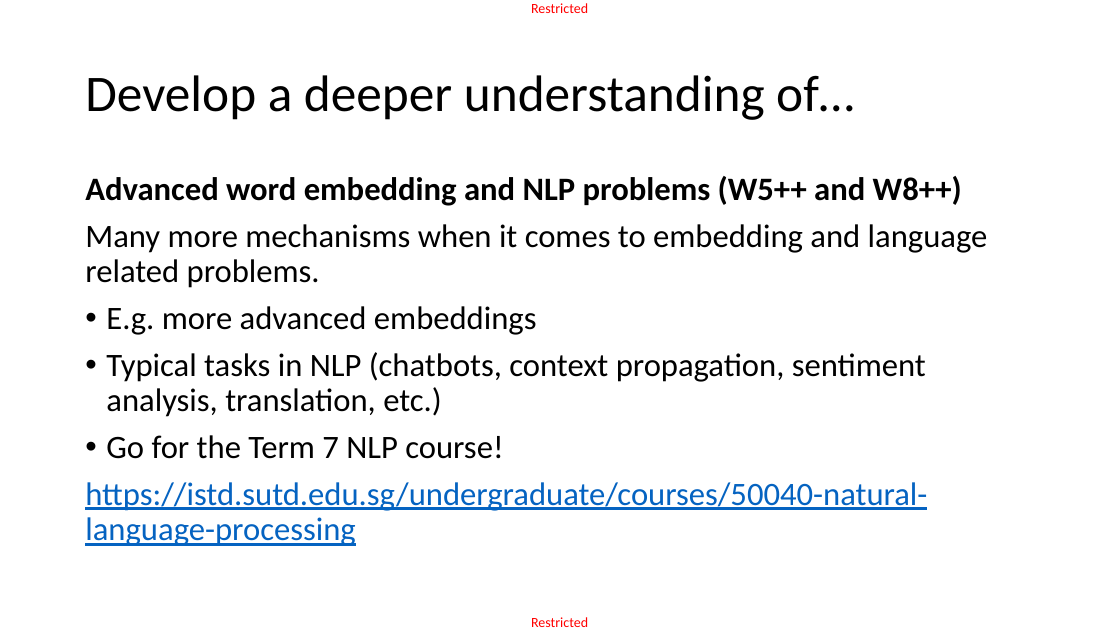
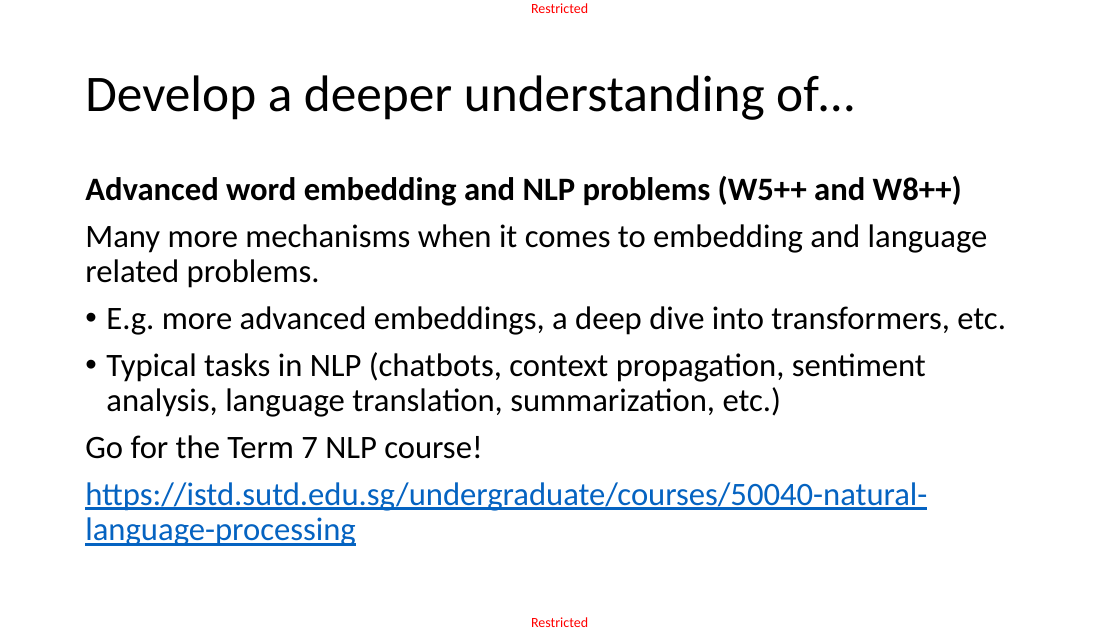
Before and after one commit to matthieudemari/SUTD_DL_50_039, a slide deck: slide 6 of W13/W13S1/W13End.pptx. Drawn at 1120x630 pixels with LibreOffice and Linux fonts; fonts in the diff are those of the drawing. Boxes give left, top, right and bottom in pixels: in the first picture for what was removed or moved away, otherwise in the second. Text is boxed around its words. In the diff, an @@ line names an element or a change of style, - is before the commit and + after.

```diff
--- a/W13/W13S1/W13End.pptx
+++ b/W13/W13S1/W13End.pptx
@@ text at (106, 306, 1006, 417): text changed @@
-• E.g. more advanced embeddings
-• Typical tasks in NLP (chatbots, context propagation, sentiment analysis, translation, etc.)
+• E.g. more advanced embeddings, a deep dive into transformers, etc.
+• Typical tasks in NLP (chatbots, context propagation, sentiment analysis, language translation, summarization, etc.)
@@ text at (85, 435, 482, 459): bullet • to none @@
```
Also in this commit, not shown: 8 other slides changed, 2 slides added, 3 other files.
